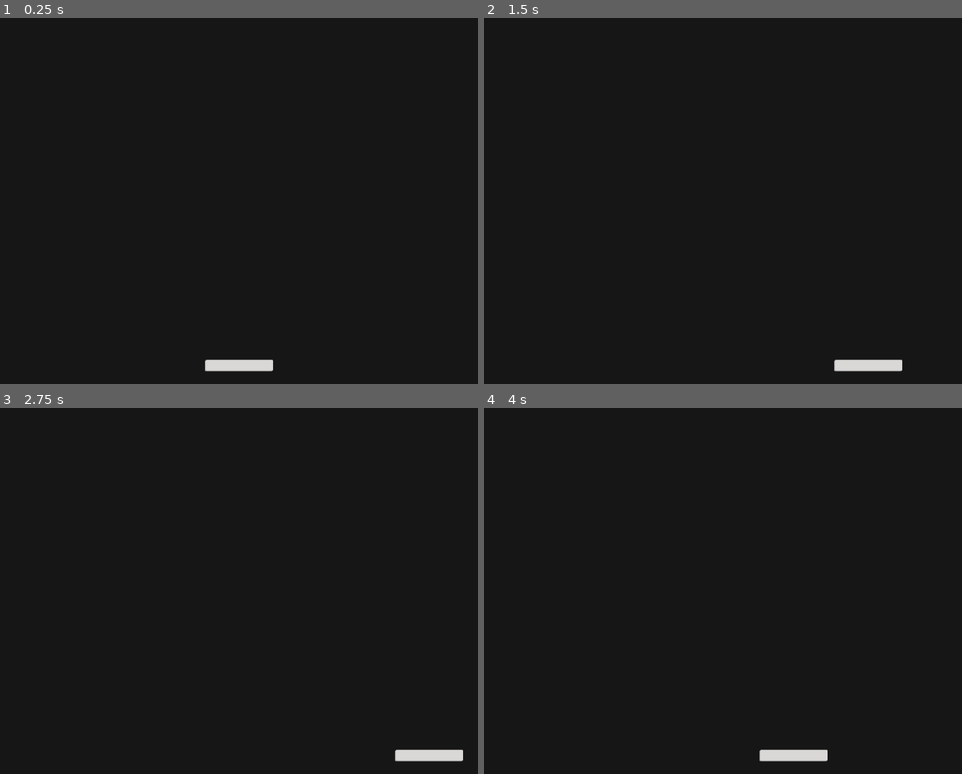
Above: before the commit, frames 1-4 (two rows, left to right).
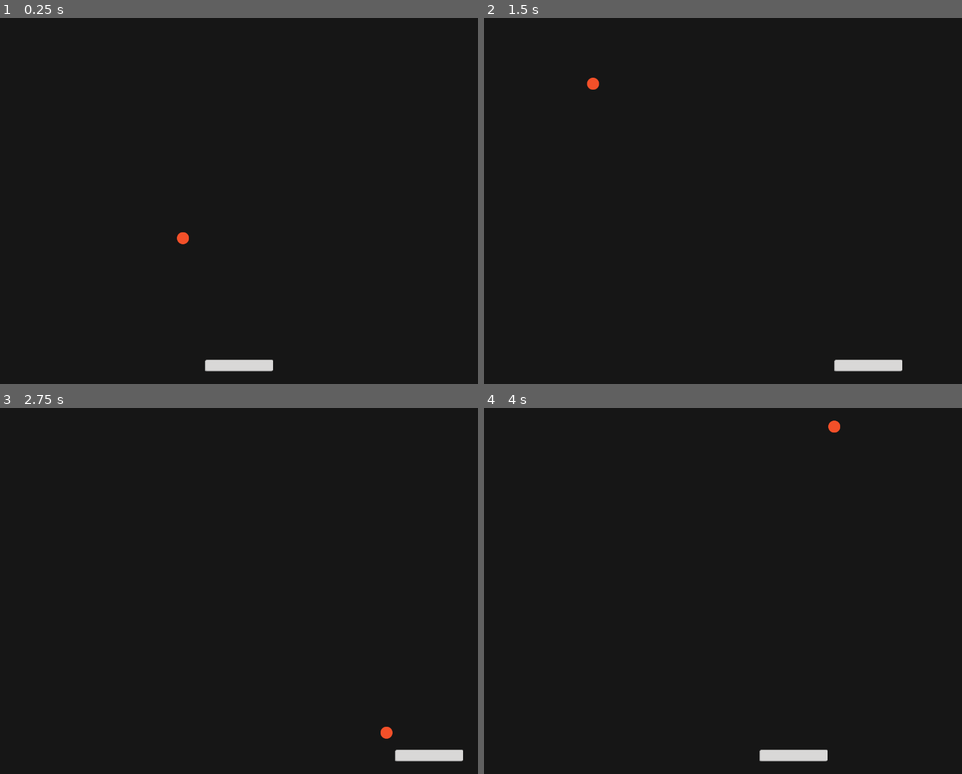
Above: after the commit, the same moments.

Repository: BartoszDembek/Breakout-Game-Godot
Game: Godot game, scene res://Scenes/main.tscn
Same seed, same stepped clock (60 frames per second), same inputs: the game is played once before the commit and once after it.
Inputs:
- Up to frame 1 (0.25 s): no input
- Up to frame 2 (1.5 s): hold Right (Right) 0.53-1.28 s; hold Left (Left) from 1.28 s (still down)
- Up to frame 3 (2.75 s): release Left (Left) at 2.03 s; hold Right (Right) from 2.03 s (still down)
- Up to frame 4 (4 s): release Right (Right) at 3.53 s; hold Left (Left) from 3.53 s (still down)

The runs differ from the first frame. In frame 1, less than 0.1% of the frame differs, in the area x 37-40%, y 58-62%; in frame 2, less than 0.1%, in the area x 21-25%, y 16-20%; in frame 3, less than 0.1%; in frame 4, less than 0.1%.

Commit message:
add ball scene, add basic physics to ball, add ball to main scene

Diff:
--- /dev/null
+++ b/Scenes/ball.tscn
@@ -0,0 +1,16 @@
+[gd_scene load_steps=4 format=3 uid="uid://xtor2mqauiaq"]
+
+[ext_resource type="Texture2D" uid="uid://dqxkrjeah78r1" path="res://Assets/Ball.png" id="1_0bemy"]
+[ext_resource type="Script" path="res://Scripts/ball.gd" id="1_4jyap"]
+
+[sub_resource type="CircleShape2D" id="CircleShape2D_70h1p"]
+radius = 16.0312
+
+[node name="Ball" type="CharacterBody2D"]
+script = ExtResource("1_4jyap")
+
+[node name="Sprite2D" type="Sprite2D" parent="."]
+texture = ExtResource("1_0bemy")
+
+[node name="CollisionShape2D" type="CollisionShape2D" parent="."]
+shape = SubResource("CircleShape2D_70h1p")
--- a/Scenes/main.tscn
+++ b/Scenes/main.tscn
@@ -1,6 +1,7 @@
-[gd_scene load_steps=5 format=3 uid="uid://ba0hwspsxku16"]
+[gd_scene load_steps=6 format=3 uid="uid://ba0hwspsxku16"]
 
 [ext_resource type="PackedScene" uid="uid://p1ilgdtlbw3m" path="res://Scenes/player.tscn" id="1_h0sqa"]
+[ext_resource type="PackedScene" uid="uid://xtor2mqauiaq" path="res://Scenes/ball.tscn" id="2_n2elh"]
 
 [sub_resource type="RectangleShape2D" id="RectangleShape2D_4fcgd"]
 size = Vector2(240, 1026)
@@ -53,3 +54,6 @@
 
 [node name="Player" parent="." instance=ExtResource("1_h0sqa")]
 position = Vector2(640, 940)
+
+[node name="Ball" parent="." instance=ExtResource("2_n2elh")]
+position = Vector2(640, 748)
--- /dev/null
+++ b/Scripts/ball.gd
@@ -0,0 +1,23 @@
+extends CharacterBody2D
+
+var speed = 600
+var i = 0
+
+func _ready():
+	random_velocity()
+
+func _physics_process(delta):
+	var collision_object = move_and_collide(velocity * speed * delta)
+	if collision_object:
+		var reflect = collision_object.get_remainder().bounce(collision_object.get_normal())
+		velocity = velocity.bounce(collision_object.get_normal())
+		move_and_collide(reflect)
+
+
+func stop_ball():
+	speed = 0
+
+func random_velocity():
+	randomize()
+	velocity.x = [-1,1][randi() % 2]
+	velocity.y = -1
Binary file added: Assets/Ball.png
Not shown, added: Assets/Ball.png.import
